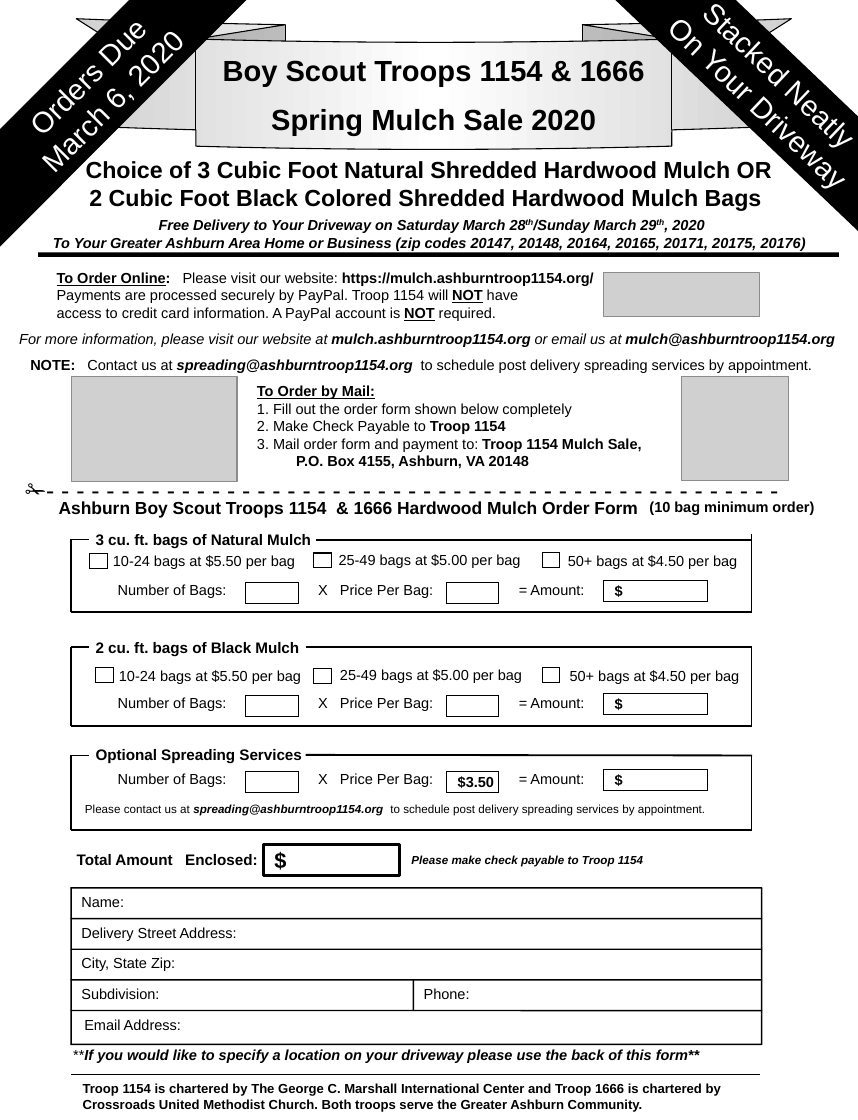
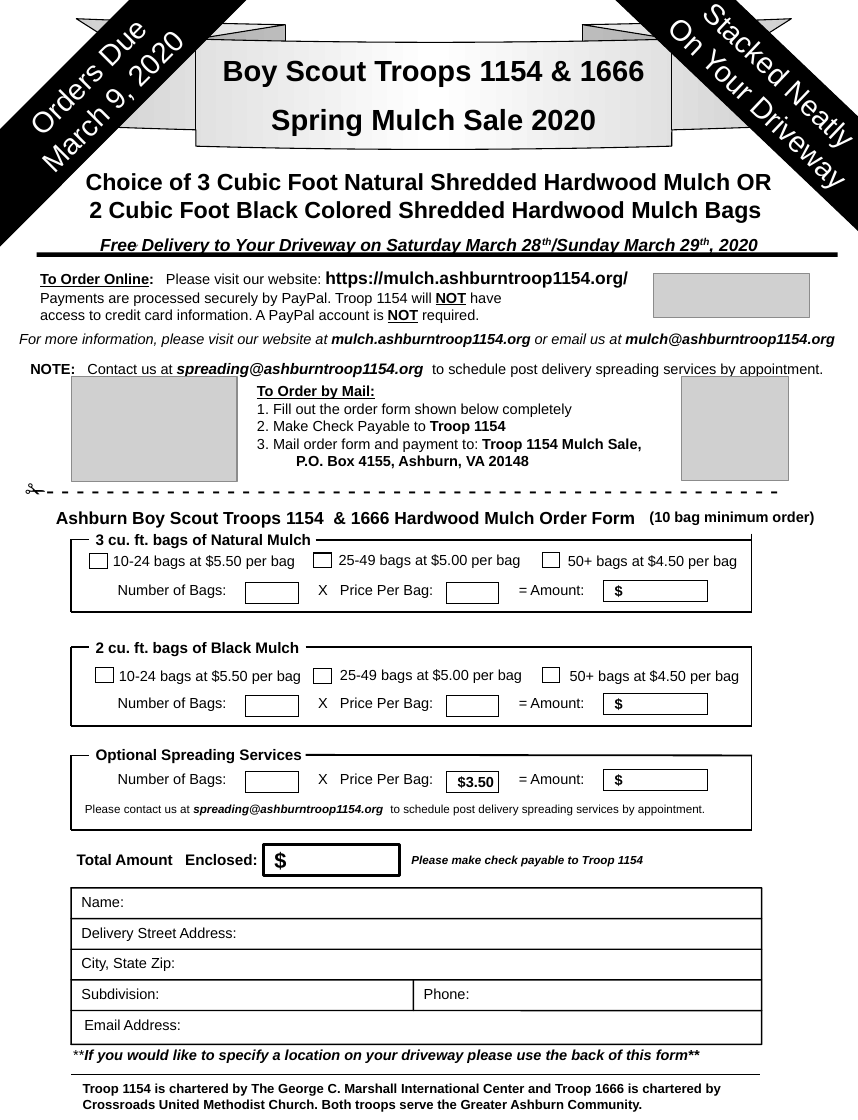
Before and after one commit to treasurer1154/mulch2020, a slide deck: slide 1 of 2020Mulch_Flyer.pptx. Drawn at 858x1120 pixels with LibreOffice and Linux fonts; fonts in the diff are those of the drawing; grey boxes stand for pictures. Boxes give left, top, right and bottom in pixels: in the first picture for what was removed or moved away, otherwise in the second. Text is boxed around its words. In the diff, an @@ line names an element or a change of style, - is before the commit and + after.

```diff
--- a/2020Mulch_Flyer.pptx
+++ b/2020Mulch_Flyer.pptx
@@ text at bbox=[53, 237, 806, 251]: paragraph removed @@
-To Your Greater Ashburn Area Home or Business (zip codes 20147, 20148, 20164, 20165, 20171, 20175, 20176)
@@ text at bbox=[100, 236, 758, 254]: size 10 to 12 pt in "Free Delivery to Your Driveway on Saturday ..."; line spacing 1 to 1.5 @@
@@ text in rectangle at bbox=[466, 238, 517, 254]: text changed @@
-March 6, 2020
+March 9, 2020
@@ text "To Order Online: Please visit ...": place and size @@
-text "To Order Online: Please visit ..." at bbox=[57, 272, 594, 321]
+text "To Order Online: Please visit ..." at bbox=[40, 271, 628, 323]
@@ text at bbox=[40, 271, 628, 288]: size 10 to 12 pt in "https://mulch.ashburntroop1154.org/" @@
@@ picture: place and size @@
-picture at bbox=[604, 272, 760, 316]
+picture at bbox=[653, 273, 809, 317]
@@ text "NOTE: Contact us at spreading@ashburntroop1154.org ..." at bbox=[30, 363, 824, 377]: size 10 to 10.5 pt in "spreading@ashburntroop1154.org" @@
@@ text "Ashburn Boy Scout Troops 1154 ...": place and size @@
-text "Ashburn Boy Scout Troops 1154 ..." at bbox=[59, 501, 638, 518]
+text "Ashburn Boy Scout Troops 1154 ..." at bbox=[56, 511, 636, 528]
@@ text "(10 bag minimum order)": place and size @@
-text "(10 bag minimum order)" at bbox=[649, 501, 814, 515]
+text "(10 bag minimum order)" at bbox=[649, 511, 814, 525]
```
Also in this commit, not shown: 2 other files.
